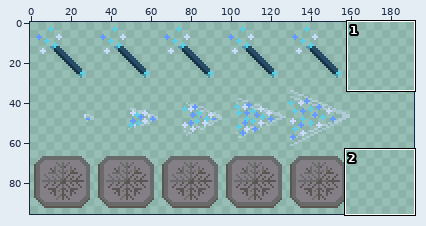
One commit to this sprite sheet: src/tilesets/iceCube.png. Above, an overview of the earlier version with the close-up marked.
Close-up. First the earlier version:
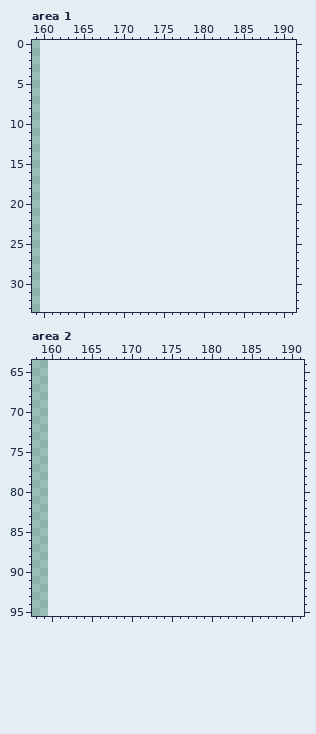
The file is 160x96 pixels. Shown: area 1: x 159..191, y 0..33; area 2: x 158..191, y 64..95. The old version is drawn lined up with the new one, on the new canvas.
After:
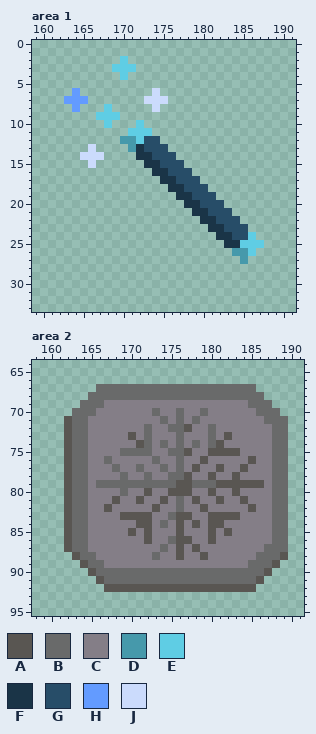
Palette (. is transparent): A #595652  B #696a6a  C #847e87  D #4699ab  E #5fcde4  F #1a3447  G #274d68  H #639bff  J #cbdbfc
What changed:
canvas 160x96 -> 192x96
--- area 1
@@ x 159..191 @@
  1 .................................
- 2 .................................
- 3 .................................
- 4 .................................
+ 2 ...........E.....................
+ 3 ..........EEE....................
+ 4 ...........E.....................
  5 .................................
- 6 .................................
- 7 .................................
- 8 .................................
- 9 .................................
-10 .................................
-11 .................................
-12 .................................
-13 .................................
-14 .................................
-15 .................................
-16 .................................
-17 .................................
-18 .................................
-19 .................................
-20 .................................
-21 .................................
-22 .................................
-23 .................................
-24 .................................
-25 .................................
-26 .................................
-27 .................................
+ 6 .....H.........J.................
+ 7 ....HHH.......JJJ................
+ 8 .....H...E.....J.................
+ 9 ........EEE......................
+10 .........E...E...................
+11 ............EEE..................
+12 ...........DDEGG.................
+13 .......J....DFGGG................
+14 ......JJJ....FFGGG...............
+15 .......J......FFGGG..............
+16 ...............FFGGG.............
+17 ................FFGGG............
+18 .................FFGGG...........
+19 ..................FFGGG..........
+20 ...................FFGGG.........
+21 ....................FFGGG........
+22 .....................FFGGG.......
+23 ......................FFGGG......
+24 .......................FFGGE.....
+25 ........................FFEEE....
+26 .........................DDE.....
+27 ..........................D......
 28 .................................
--- area 2
@@ x 158..191 @@
 66 ..................................
-67 ..................................
-68 ..................................
-69 ..................................
-70 ..................................
-71 ..................................
-72 ..................................
-73 ..................................
-74 ..................................
-75 ..................................
-76 ..................................
-77 ..................................
-78 ..................................
-79 ..................................
-80 ..................................
-81 ..................................
-82 ..................................
-83 ..................................
-84 ..................................
-85 ..................................
-86 ..................................
-87 ..................................
-88 ..................................
-89 ..................................
-90 ..................................
-91 ..................................
-92 ..................................
+67 ........BBBBBBBBBBBBBBBBBBBB......
+68 .......BBBBBBBBBBBBBBBBBBBBBB.....
+69 ......BBBCCCCCCCCCCCCCCCCCCBBB....
+70 .....BBBCCCCCCCBCCBCCBCCCCCCBBB...
+71 ....ABBCCCCCCCCCBCBCBCCCCCCCCBBB..
+72 ....ABBCCCCCCCBCCBBACCBCCCCCCCBB..
+73 ....ABBCCCCCACBCCCBCCCBCACCCCCBB..
+74 ....ABBCCCCCCABCBCBCBCBACCCCCCBB..
+75 ....ABBCCCCBBBBCCBBACCAAAACCCCBB..
+76 ....ABBCCBCCCCCBCCBCCACCCCCACCBB..
+77 ....ABBCCCBCCBCCBCBCACCACCACCCBB..
+78 ....ABBCCCCBCCBCCBBACCACCACCCCBB..
+79 ....ABBCBBBBBBBBBBAABBBAAAAAACBB..
+80 ....ABBCCCCBCCACCAAACCACCACCCCBB..
+81 ....ABBCCCACCACCACBCACCACCACCCBB..
+82 ....ABBCCACCCCCACCBCCACCCCCACCBB..
+83 ....ABBCCCCAAAACCBAACCAAAACCCCBB..
+84 ....ABBCCCCCCAACBCACACAACCCCCCBB..
+85 ....ABBCCCCCACACCCACCCACACCCCCBB..
+86 ....ABBCCCCCCCACCBAACCACCCCCCCBB..
+87 ....ABBCCCCCCCCCBCACACCCCCCCCBBB..
+88 .....ABBCCCCCCCBCCACCACCCCCCBBBA..
+89 ......ABBCCCCCCCCCCCCCCCCCCBBBA...
+90 .......ABBBBBBBBBBBBBBBBBBBBBA....
+91 ........ABBBBBBBBBBBBBBBBBBBA.....
+92 .........AAAAAAAAAAAAAAAAAAA......
 93 ..................................
